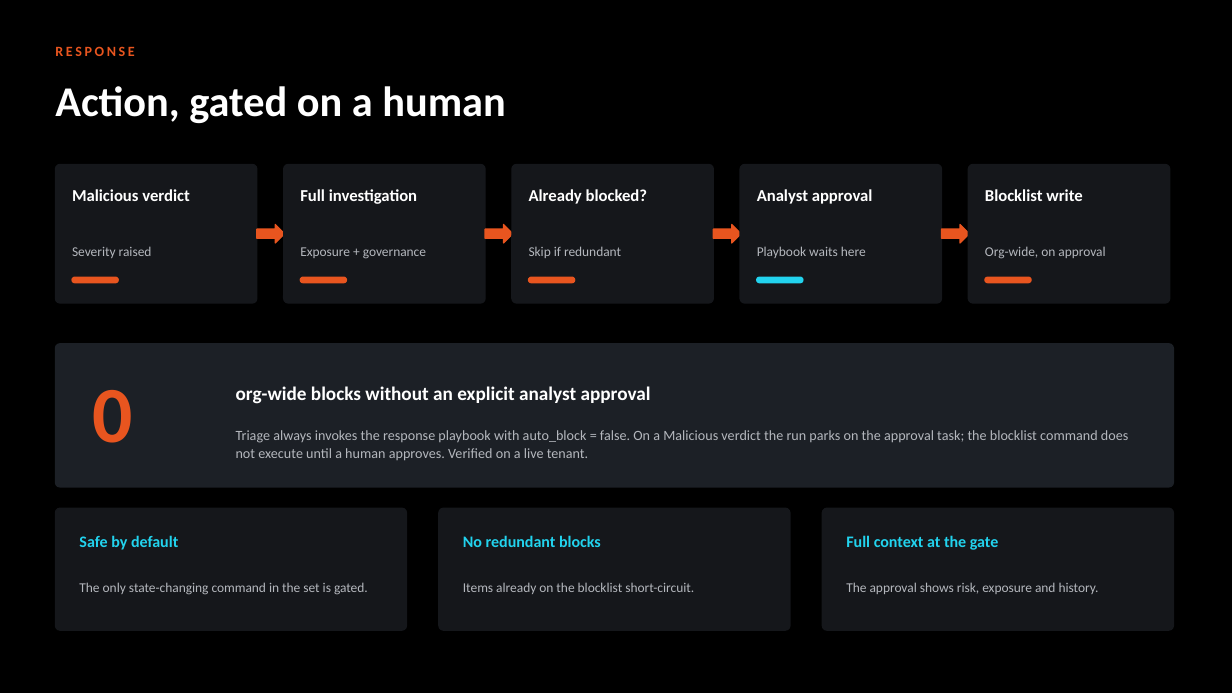
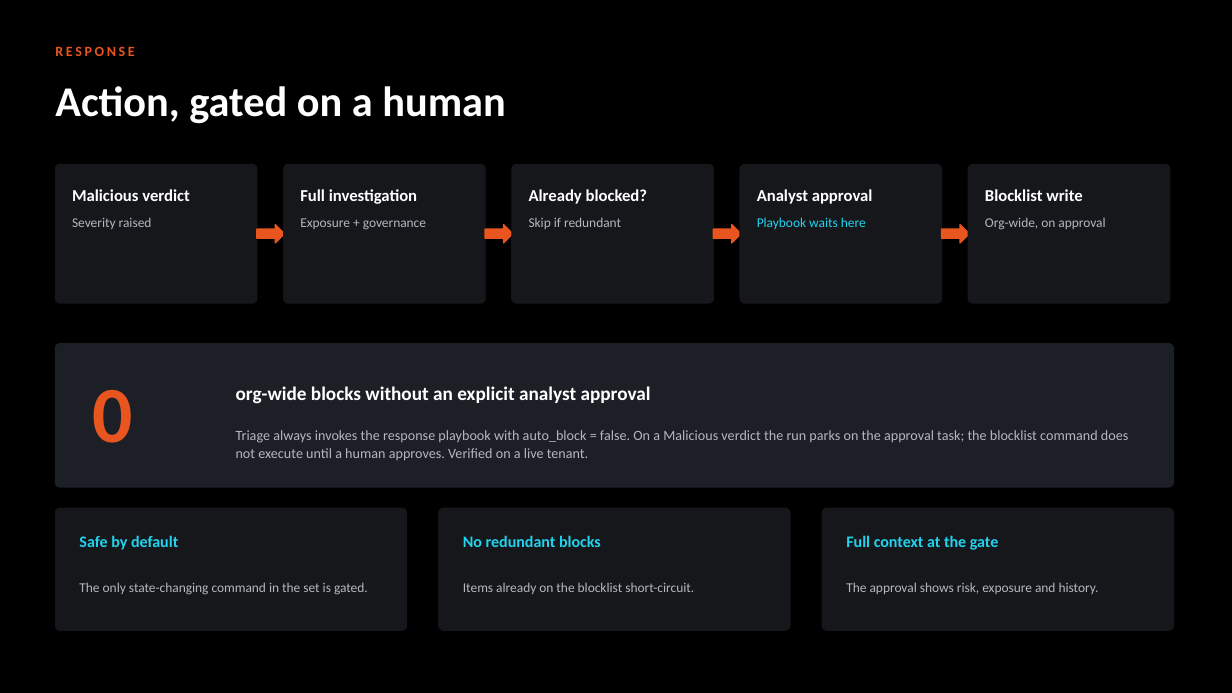
Before and after one commit to ayman-m/koi-xsiam-pack, a slide deck: slide 8 of docs/KOI_Content_Pack_Overview.pptx. Drawn at 1232x693 pixels with LibreOffice and Linux fonts; fonts in the diff are those of the drawing. Boxes give left, top, right and bottom in pixels: in the first picture for what was removed or moved away, otherwise in the second. Text is boxed around its words. In the diff, an @@ line names an element or a change of style, - is before the commit and + after.

```diff
--- a/docs/KOI_Content_Pack_Overview.pptx
+++ b/docs/KOI_Content_Pack_Overview.pptx
@@ text "Playbook waits here" at (757,217,866,229): text colour #B4B7BD to #22D3EE; vertical alignment middle to top @@
@@ vertical alignment middle to top in 4 elements at (72,217,152,229), (300,218,426,230), (529,217,621,229), (985,217,1105,230) @@
@@ rounded rectangle removed at (72,277,118,283) @@
@@ rounded rectangle removed at (300,277,347,283) @@
@@ rounded rectangle removed at (529,277,575,283) @@
@@ rounded rectangle removed at (757,277,803,283) @@
@@ rounded rectangle removed at (985,277,1031,283) @@
```
Also in this commit, not shown: 6 other slides changed, 1 other file.
